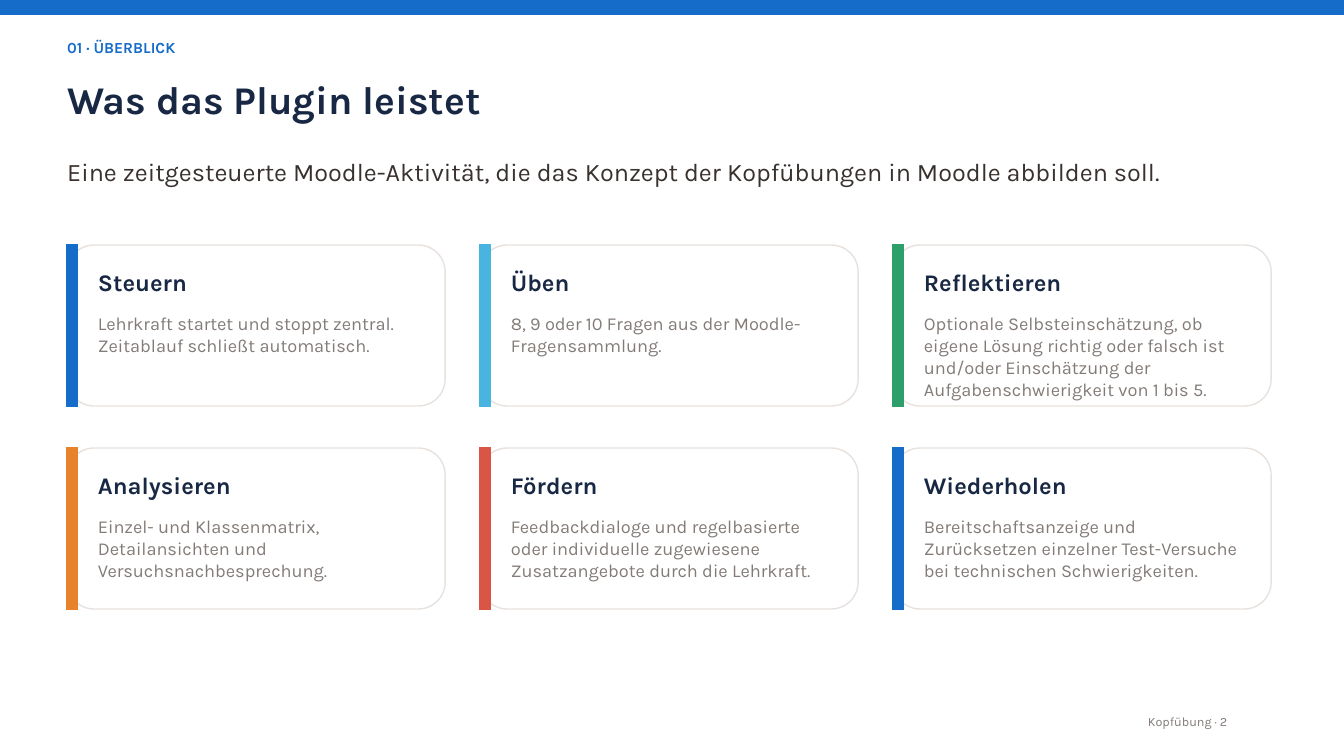
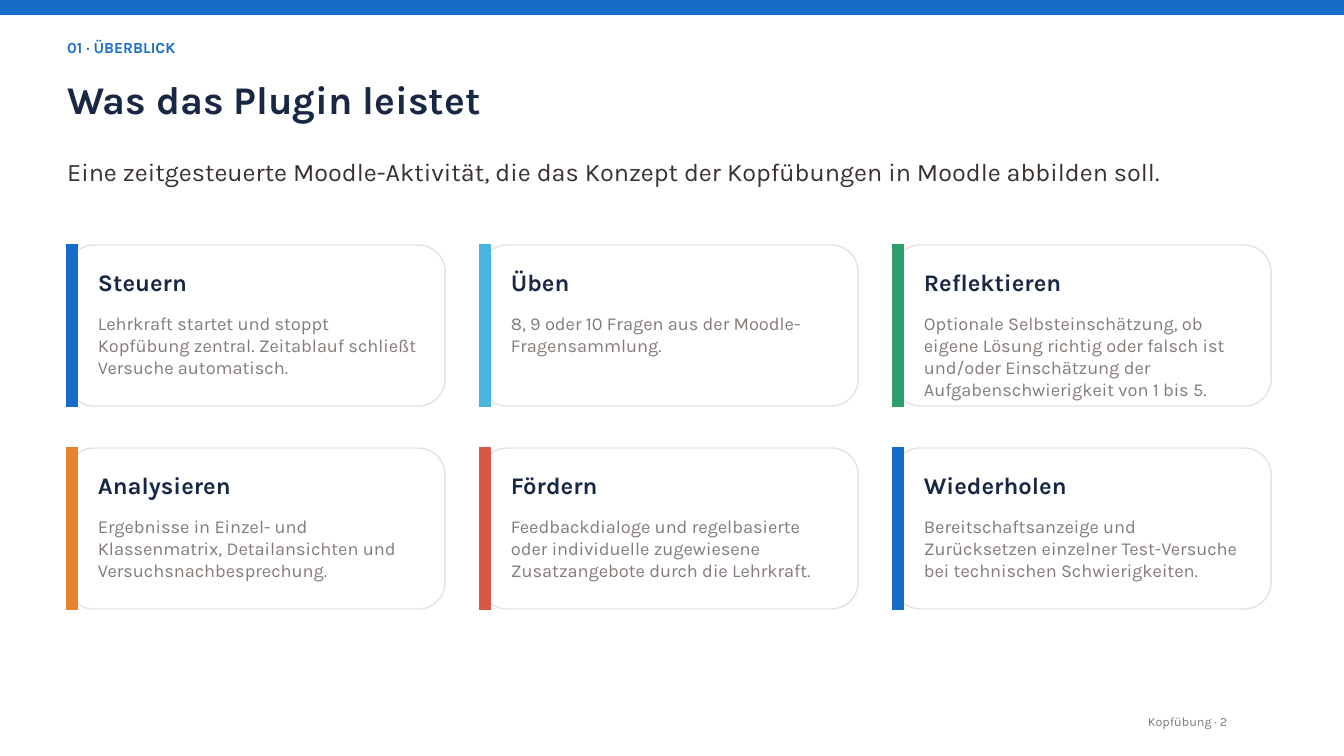
Before and after one commit to kyannic52/moodle-mod_kopfuebung, a slide deck: slide 2 of Kopfuebung_Plugin_Praesentation.pptx. Drawn at 1344x756 pixels with LibreOffice and Linux fonts; fonts in the diff are those of the drawing. Boxes give left, top, right and bottom in pixels: in the first picture for what was removed or moved away, otherwise in the second. Text is boxed around its words. In the diff, an @@ line names an element or a change of style, - is before the commit and + after.

```diff
--- a/Kopfuebung_Plugin_Praesentation.pptx
+++ b/Kopfuebung_Plugin_Praesentation.pptx
@@ text at [98, 317, 416, 374]: text changed @@
-Lehrkraft startet und stoppt zentral. Zeitablauf schließt automatisch.
+Lehrkraft startet und stoppt Kopfübung zentral. Zeitablauf schließt Versuche automatisch.
@@ text at [98, 520, 396, 582]: text changed @@
-Einzel- und Klassenmatrix, Detailansichten und Versuchsnachbesprechung.
+Ergebnisse in Einzel- und Klassenmatrix, Detailansichten und Versuchsnachbesprechung.
```
Also in this commit, not shown: 10 other slides changed, 3 other files.
